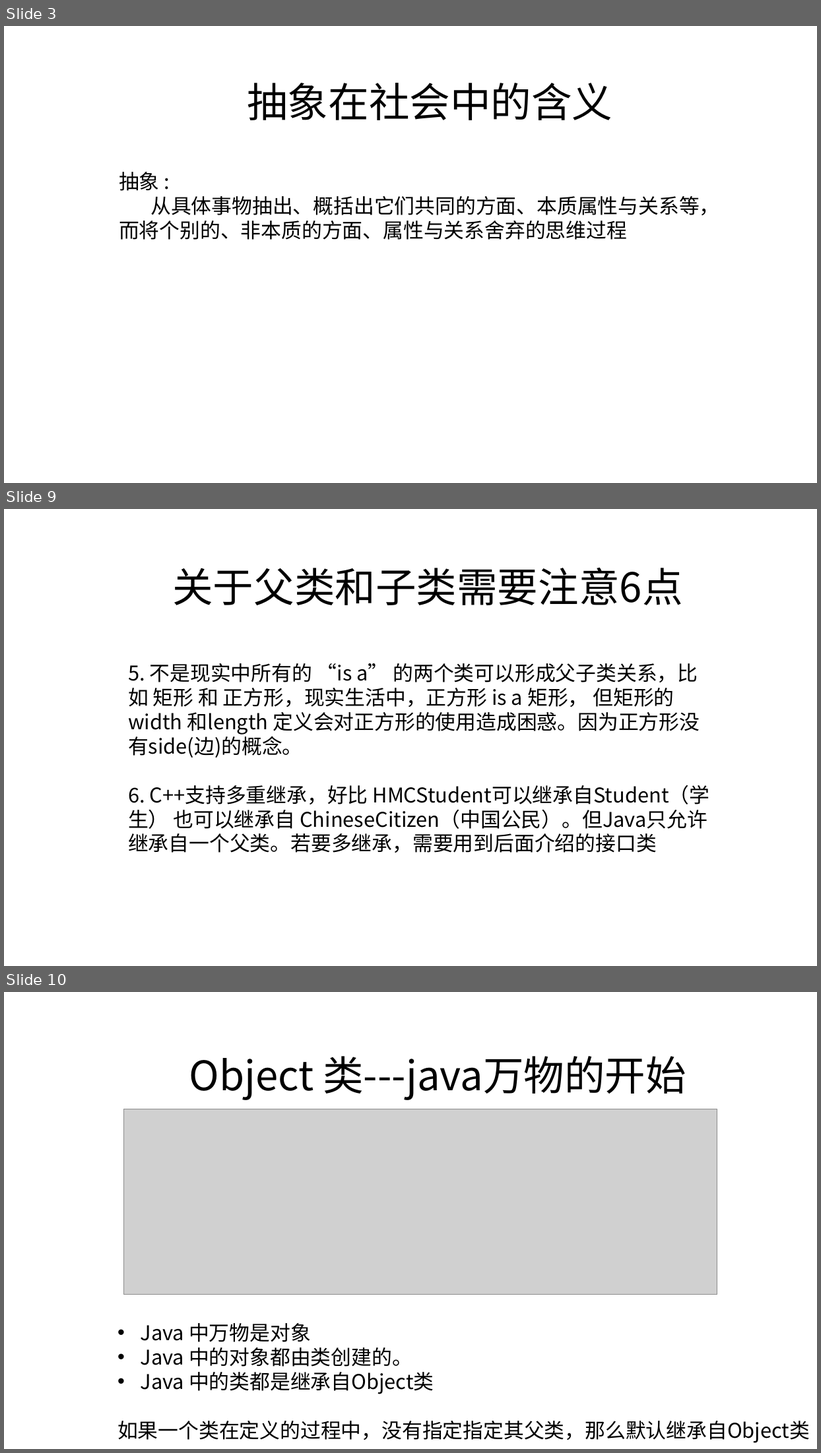
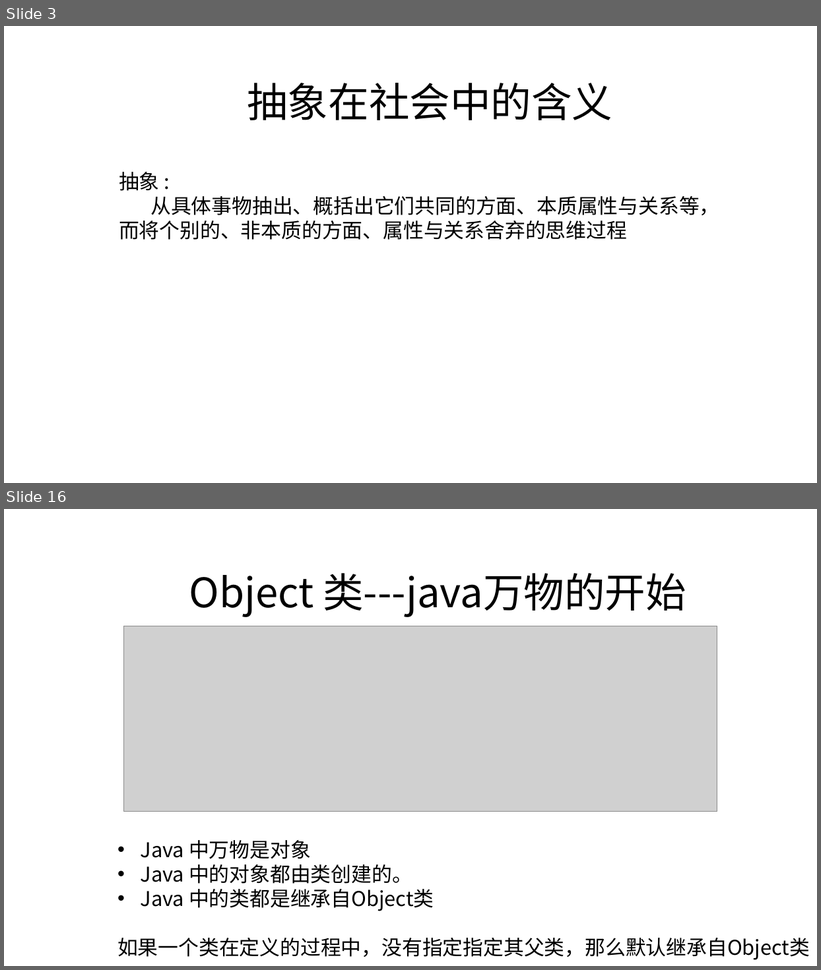
Before and after one commit to zjyesir/hmc_java_1, a slide deck: ppt/12.抽象类和接口.pptx. Shown one above the other, each under a label of ours: slides 3, 9 and 10 before the commit, slides 3 and 16 after it; the slides between them are not shown. The pictures are 821x1453 and 821x970 pixels, drawn with LibreOffice and Linux fonts; fonts in the diff are those of the drawing; grey boxes stand for pictures; background and template pictures are left out. Boxes give left, top, right and bottom in pixels: in the first picture for what was removed or moved away, otherwise in the second. Text is boxed around its words. In the diff, an @@ line names an element or a change of style, - is before the commit and + after.

```diff
--- a/ppt/12.抽象类和接口.pptx
+++ b/ppt/12.抽象类和接口.pptx
@@ slide 9 removed at bbox=[4, 509, 817, 966], background picture (left out) @@
@@ text removed at bbox=[172, 567, 682, 605] @@
-关于父类和子类需要注意6点
@@ text removed at bbox=[128, 663, 710, 853] @@
-5. 不是现实中所有的 “is a” 的两个类可以形成父子类关系，比如 矩形 和 正方形，现实生活中，正方形 is a 矩形， 但矩形的 width 和length 定义会对正方形的使用造成困惑。因为正方形没有side(边)的概念。
-6. C++支持多重继承，好比 HMCStudent可以继承自Student（学生） 也可以继承自 ChineseCitizen（中国公民）。但Java只允许继承自一个父类。若要多继承，需要用到后面介绍的接口类
@@ what was slide 10 is now slide 16 @@
```
Also in this commit, not shown: 3 slides changed, 9 slides added, 2 other slides removed.
